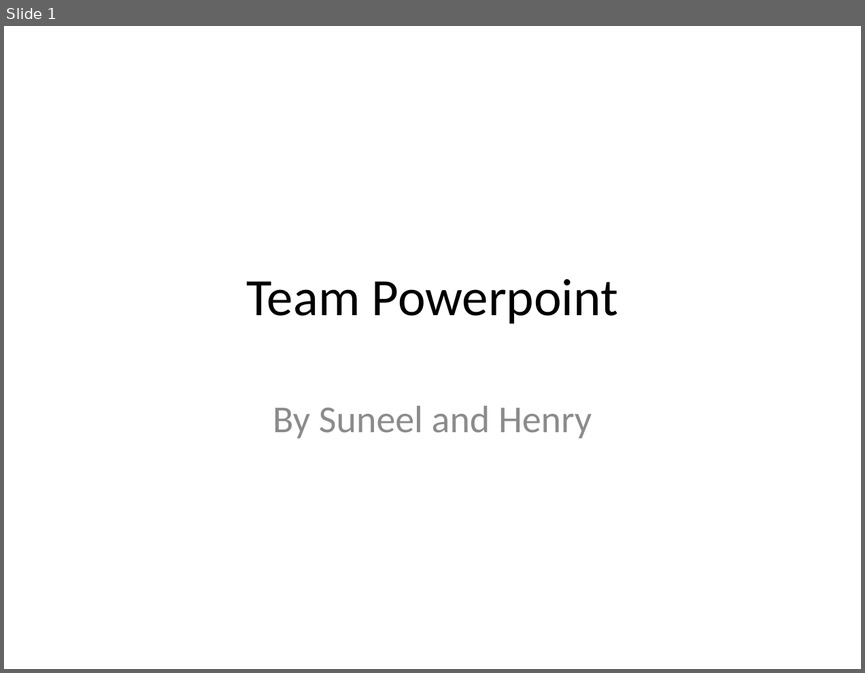
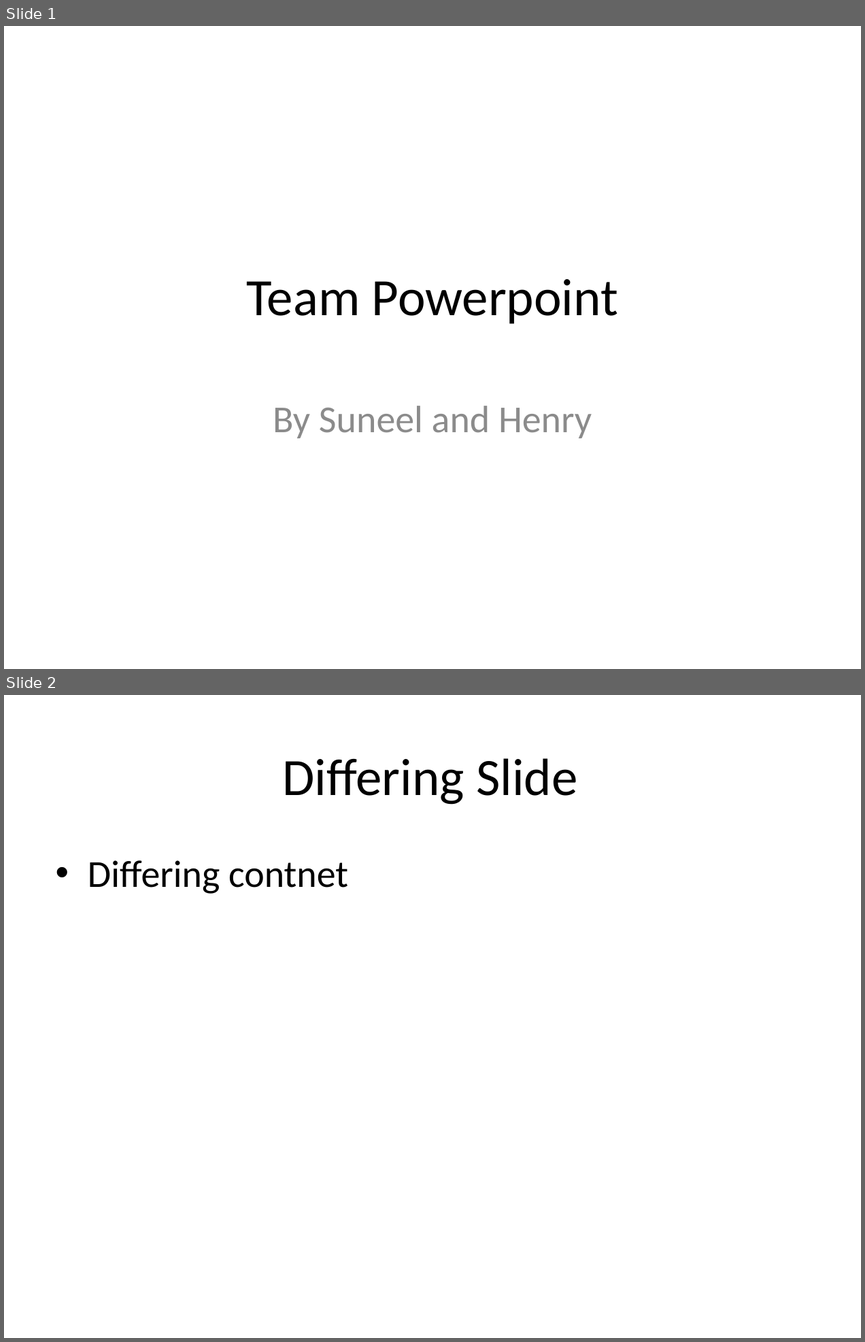
Before and after one commit to simplefractal/ppt, a slide deck: src/team-ppt.pptx. Shown one above the other, each under a label of ours: slide 1 before the commit, slides 1 and 2 after it. The pictures are 865x673 and 865x1342 pixels, drawn with LibreOffice and Linux fonts; fonts in the diff are those of the drawing. Boxes give left, top, right and bottom in pixels: in the first picture for what was removed or moved away, otherwise in the second. Text is boxed around its words. In the diff, an @@ line names an element or a change of style, - is before the commit and + after.

```diff
--- a/src/team-ppt.pptx
+++ b/src/team-ppt.pptx
@@ slide 2 added at bbox=[4, 695, 861, 1338], background #FFFFFF @@
@@ title added at bbox=[283, 758, 577, 804], 44 pt, text #000000 @@
+Differing Slide
@@ text added at bbox=[88, 860, 348, 894], 32 pt, text #000000 @@
+• Differing contnet
```
Also in this commit, not shown: 1 other slide added, 2 other files.
